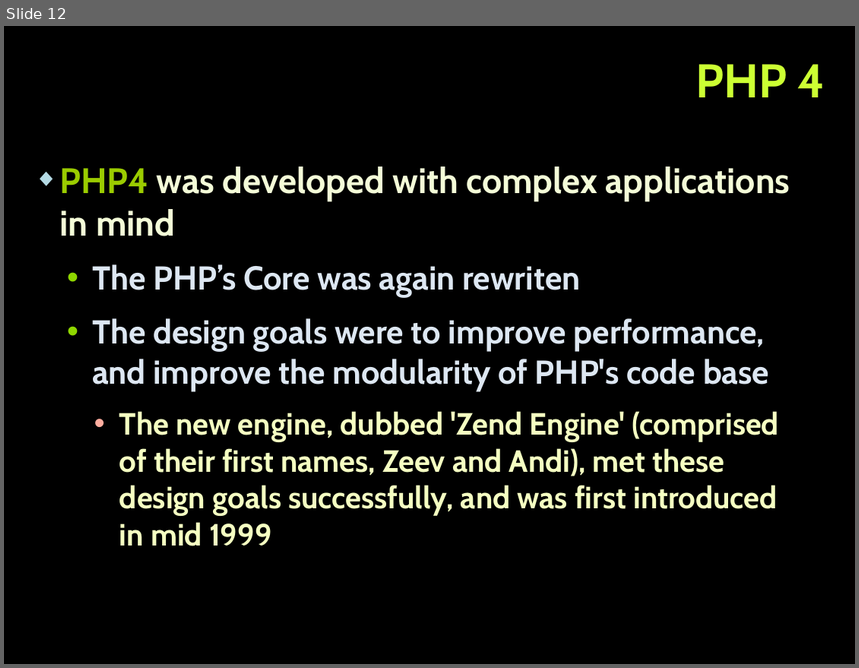
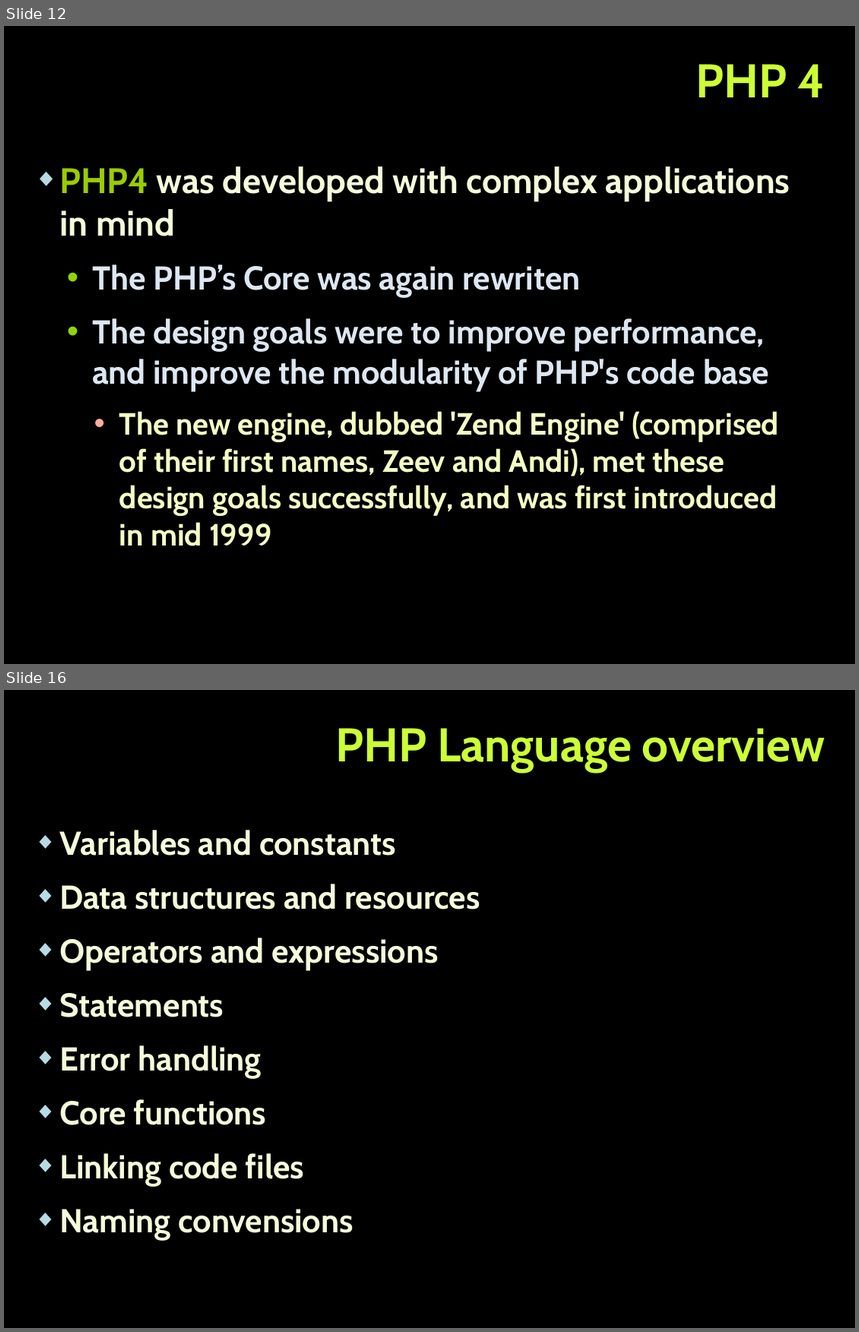
Before and after one commit to tanzhur/PHP_MVC-seminar, a slide deck: PHP_MVC.pptx. Shown one above the other, each under a label of ours: slide 12 before the commit, slides 12 and 16 after it; the slides between them are not shown. The pictures are 859x668 and 859x1332 pixels, drawn with LibreOffice and Linux fonts; fonts in the diff are those of the drawing; background and template pictures are left out. Boxes give left, top, right and bottom in pixels: in the first picture for what was removed or moved away, otherwise in the second. Text is boxed around its words. In the diff, an @@ line names an element or a change of style, - is before the commit and + after.

```diff
--- a/PHP_MVC.pptx
+++ b/PHP_MVC.pptx
@@ slide 16 added at [4,690,855,1328], background picture (left out) @@
@@ title added at [335,728,826,772], 40 pt, text #CCFF33, bold @@
+PHP Language overview
@@ text added at [60,830,480,1240], 28 pt, text #F4FCD8, bold @@
+◆ Variables and constants
+◆ Data structures and resources
+◆ Operators and expressions
+◆ Statements
+◆ Error handling
+◆ Core functions
+◆ Linking code files
+◆ Naming convensions
```
Also in this commit, not shown: 1 slide changed, 5 other slides added, 21 slides removed, 1 other file.
